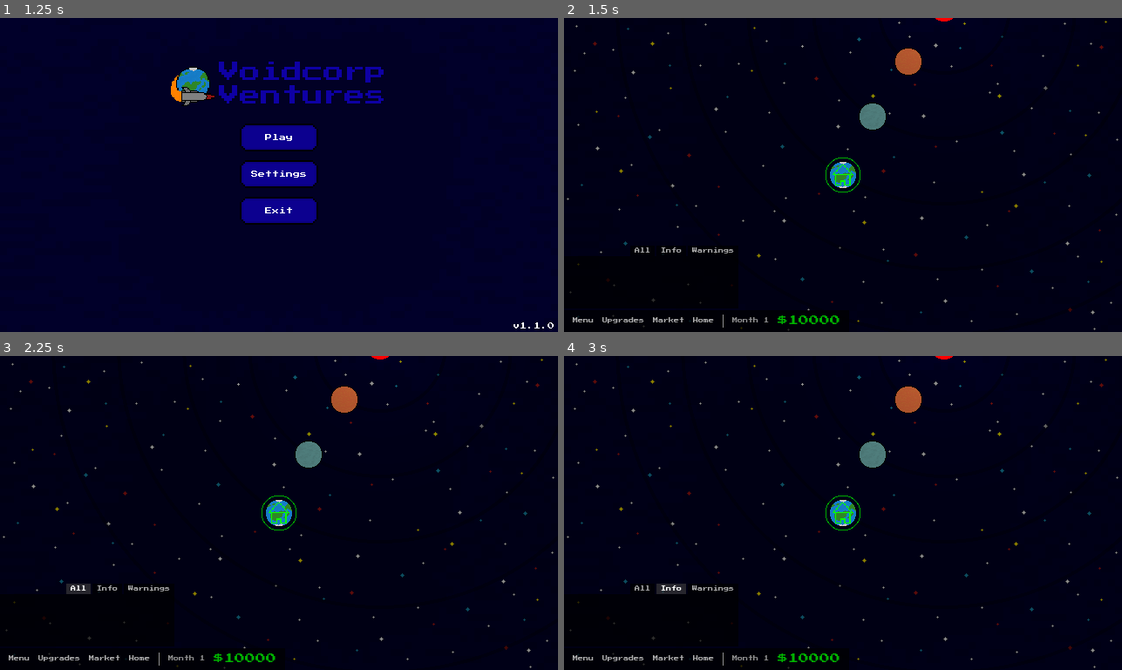
Above: before the commit, frames 1-4 (two rows, left to right).
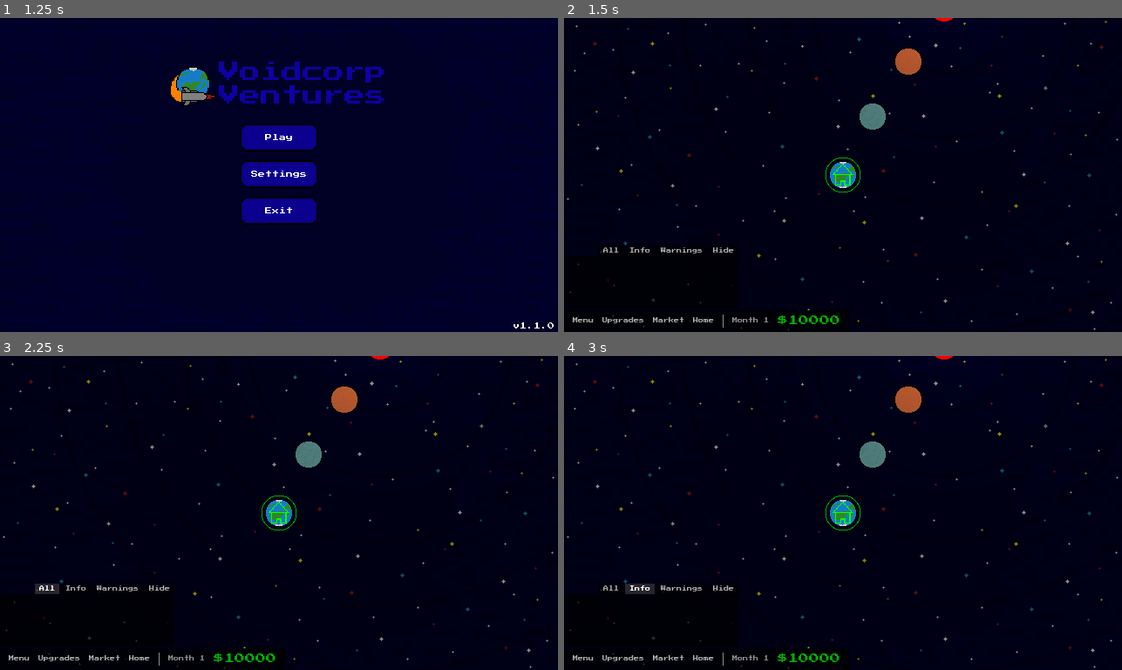
Above: after the commit, the same moments.

Repository: fmachek/voidcorp-ventures
Game: Godot game, scene res://scenes/Game.tscn
Same seed, same stepped clock (60 frames per second), same inputs: the game is played once before the commit and once after it. Sound files missing from this copy of the repository are replaced by a short silence.
Inputs (mouse positions are in pixels of both pictures, inside the frame that each line leads up to):
- Up to frame 1 (1.25 s): click (161, 250) at 0.5 s, where only the run after the commit has a clickable "Hide"
- Up to frame 2 (1.5 s): click "Play" at 1.25 s
- Up to frame 3 (2.25 s): click "All" at 2 s
- Up to frame 4 (3 s): click "Info" at 2.75 s

Frame 1 is identical in both runs. In frame 2, 0.2% of the frame differs, in the area x 6-31%, y 73-75%; in frame 3, 0.4%; in frame 4, 0.5%, in the area x 6-31%, y 72-76%.

Commit message:
qol: Add console UI show/hide buttons
Added buttons for showing or hiding the message console.

Diff:
--- a/scenes/ui/console/Console.tscn
+++ b/scenes/ui/console/Console.tscn
@@ -118,6 +118,27 @@
 theme_override_styles/normal = SubResource("StyleBoxFlat_hh53c")
 text = "Warnings"
 
+[node name="CloseButton" type="Button" parent="ConsoleContainer/SectionButtonContainer"]
+custom_minimum_size = Vector2(0, 12)
+layout_mode = 2
+mouse_default_cursor_shape = 2
+theme_override_colors/font_hover_color = Color(1, 1, 1, 1)
+theme_override_colors/font_pressed_color = Color(1, 1, 1, 1)
+theme_override_colors/font_color = Color(0.682353, 0.682353, 0.682353, 1)
+theme_override_font_sizes/font_size = 6
+theme_override_styles/focus = SubResource("StyleBoxEmpty_t6cnx")
+theme_override_styles/disabled_mirrored = SubResource("StyleBoxEmpty_axsa6")
+theme_override_styles/disabled = SubResource("StyleBoxEmpty_gfx2j")
+theme_override_styles/hover_pressed_mirrored = SubResource("StyleBoxEmpty_7x1qk")
+theme_override_styles/hover_pressed = SubResource("StyleBoxEmpty_cs21r")
+theme_override_styles/hover_mirrored = SubResource("StyleBoxEmpty_wmgjk")
+theme_override_styles/hover = SubResource("StyleBoxFlat_yx7fb")
+theme_override_styles/pressed_mirrored = SubResource("StyleBoxEmpty_d76ow")
+theme_override_styles/pressed = SubResource("StyleBoxFlat_c25a8")
+theme_override_styles/normal_mirrored = SubResource("StyleBoxEmpty_ynug6")
+theme_override_styles/normal = SubResource("StyleBoxFlat_hh53c")
+text = "Hide"
+
 [node name="ConsoleScrollContainer" type="ScrollContainer" parent="ConsoleContainer"]
 custom_minimum_size = Vector2(200, 60)
 layout_mode = 2
@@ -146,9 +167,37 @@
 layout_mode = 2
 size_flags_horizontal = 3
 
+[node name="OpenButton" type="Button" parent="."]
+visible = false
+custom_minimum_size = Vector2(0, 12)
+offset_top = 60.0
+offset_right = 28.0
+offset_bottom = 72.0
+mouse_default_cursor_shape = 2
+theme_override_colors/font_hover_color = Color(1, 1, 1, 1)
+theme_override_colors/font_pressed_color = Color(1, 1, 1, 1)
+theme_override_colors/font_color = Color(0.682353, 0.682353, 0.682353, 1)
+theme_override_font_sizes/font_size = 6
+theme_override_styles/focus = SubResource("StyleBoxEmpty_t6cnx")
+theme_override_styles/disabled_mirrored = SubResource("StyleBoxEmpty_axsa6")
+theme_override_styles/disabled = SubResource("StyleBoxEmpty_gfx2j")
+theme_override_styles/hover_pressed_mirrored = SubResource("StyleBoxEmpty_7x1qk")
+theme_override_styles/hover_pressed = SubResource("StyleBoxEmpty_cs21r")
+theme_override_styles/hover_mirrored = SubResource("StyleBoxEmpty_wmgjk")
+theme_override_styles/hover = SubResource("StyleBoxFlat_yx7fb")
+theme_override_styles/pressed_mirrored = SubResource("StyleBoxEmpty_d76ow")
+theme_override_styles/pressed = SubResource("StyleBoxFlat_c25a8")
+theme_override_styles/normal_mirrored = SubResource("StyleBoxEmpty_ynug6")
+theme_override_styles/normal = SubResource("StyleBoxFlat_hh53c")
+text = "Show Console"
+
+[connection signal="pressed" from="ConsoleContainer/SectionButtonContainer/AllButton" to="." method="_on_all_button_pressed"]
 [connection signal="pressed" from="ConsoleContainer/SectionButtonContainer/AllButton" to="." method="play_button_click_sound"]
-[connection signal="pressed" from="ConsoleContainer/SectionButtonContainer/AllButton" to="." method="_on_all_button_pressed"]
+[connection signal="pressed" from="ConsoleContainer/SectionButtonContainer/InfoButton" to="." method="_on_info_button_pressed"]
 [connection signal="pressed" from="ConsoleContainer/SectionButtonContainer/InfoButton" to="." method="play_button_click_sound"]
-[connection signal="pressed" from="ConsoleContainer/SectionButtonContainer/InfoButton" to="." method="_on_info_button_pressed"]
+[connection signal="pressed" from="ConsoleContainer/SectionButtonContainer/WarningButton" to="." method="_on_warning_button_pressed"]
 [connection signal="pressed" from="ConsoleContainer/SectionButtonContainer/WarningButton" to="." method="play_button_click_sound"]
-[connection signal="pressed" from="ConsoleContainer/SectionButtonContainer/WarningButton" to="." method="_on_warning_button_pressed"]
+[connection signal="pressed" from="ConsoleContainer/SectionButtonContainer/CloseButton" to="." method="_on_close_button_pressed"]
+[connection signal="pressed" from="ConsoleContainer/SectionButtonContainer/CloseButton" to="." method="_on_all_button_pressed"]
+[connection signal="pressed" from="OpenButton" to="." method="_on_open_button_pressed"]
+[connection signal="pressed" from="OpenButton" to="." method="_on_all_button_pressed"]
--- a/scripts/ui/console/console.gd
+++ b/scripts/ui/console/console.gd
@@ -80,3 +80,13 @@
 
 func play_button_click_sound() -> void:
 	$"/root/Game/ButtonClickPlayer".play()
+
+
+func _on_open_button_pressed() -> void:
+	$ConsoleContainer.show()
+	$OpenButton.hide()
+
+
+func _on_close_button_pressed() -> void:
+	$ConsoleContainer.hide()
+	$OpenButton.show()
